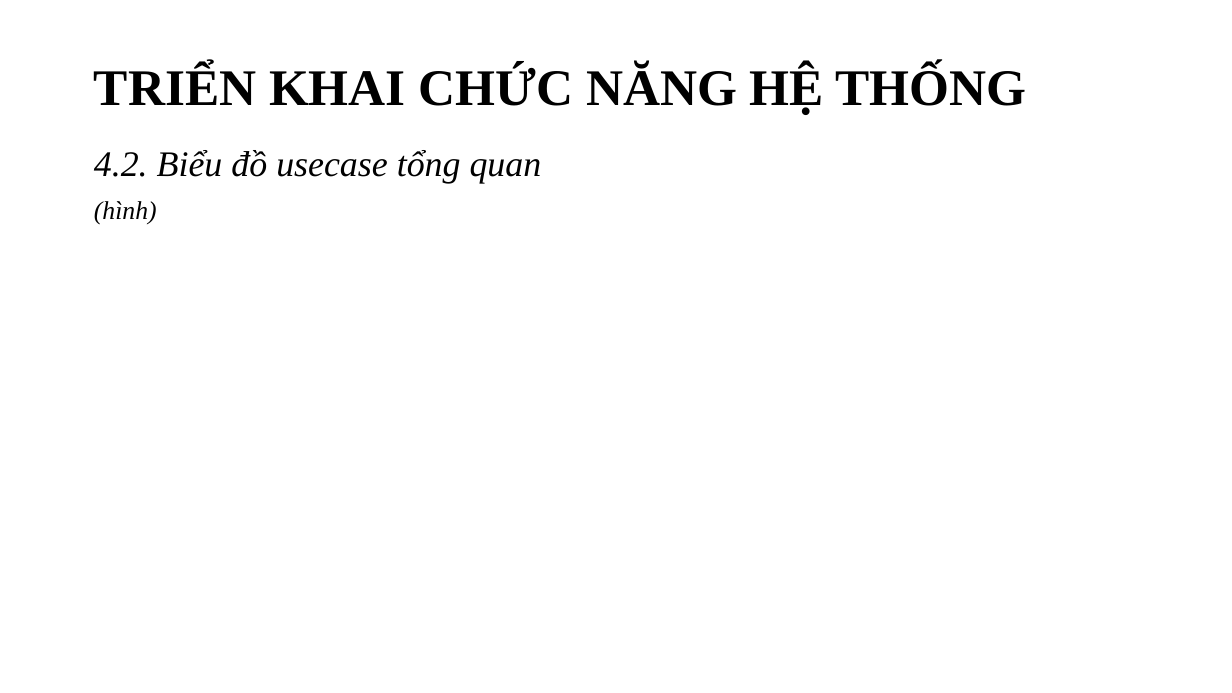
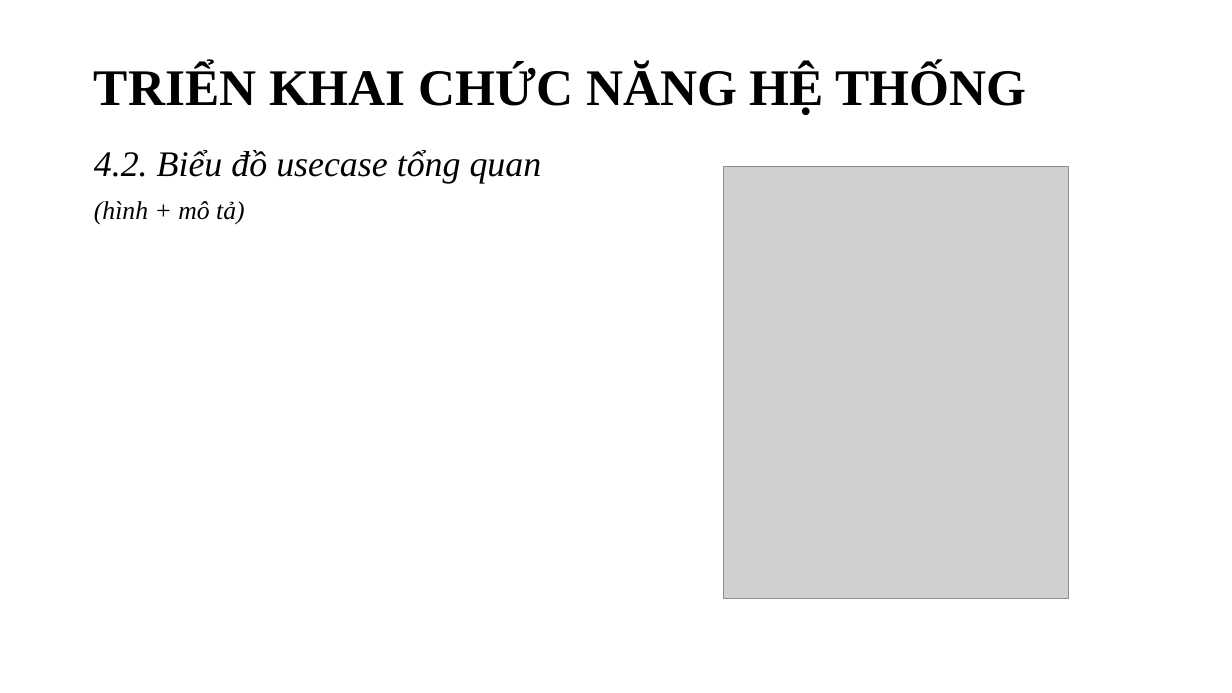
Before and after one commit to ngovanuc/Vietnamese_History_Chatbot, a slide deck: slide 53 of documents/slide bao cao v2.pptx (slide 50 before the commit). Drawn at 1232x693 pixels with LibreOffice and Linux fonts; fonts in the diff are those of the drawing; grey boxes stand for pictures. Boxes give left, top, right and bottom in pixels: in the first picture for what was removed or moved away, otherwise in the second. Text is boxed around its words. In the diff, an @@ line names an element or a change of style, - is before the commit and + after.

```diff
--- a/documents/slide bao cao v2.pptx
+++ b/documents/slide bao cao v2.pptx
@@ picture added at box(724, 166, 1068, 598) @@
@@ text at box(94, 201, 245, 225): text changed @@
-(hình)
+(hình + mô tả)
```
Also in this commit, not shown: 15 other slides changed, 10 slides added, 7 slides removed.
